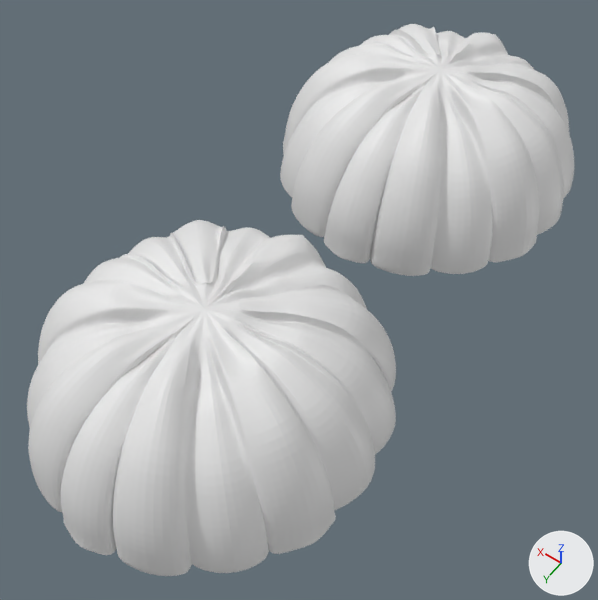
A saved change to the Blender file Blender/pumpkin.blend.
One viewpoint serves both versions: a 50 mm camera at (-50.0, 111.9, 110.5) aimed at (-1.5, 44.0, 3.9). The axes (+X, +Y, +Z) are drawn at lower right. The lights are the same throughout.

The scene before the commit, as lines of its bpy script (objects in view):
```python
me_plane_000 = bpy.data.meshes.new('Plane.000')
me_plane_000.from_pydata(...)  # 9483 vertices, 9313 faces; spans x -0.665..0.665, y -0.715..0.679, z -0.565..0.0
me_plane_001 = bpy.data.meshes.new('Plane.001')
me_plane_001.from_pydata(...)  # 9483 vertices, 9313 faces; spans x -0.665..0.665, y -0.715..0.679, z -0.565..0.0
ob_plane_000 = bpy.data.objects.new('Plane.000', me_plane_000)
ob_plane_000.location = (0.0, 64.3, 0.0)
ob_plane_000.rotation_euler = (3.142, 0.0, 0.0)  # degrees (180, 0, 0)
ob_plane_000.scale = (41.5, 41.5, 41.5)
ob_plane_001 = bpy.data.objects.new('Plane.001', me_plane_001)
ob_plane_001.location = (0.0, 0.0, 0.0)
ob_plane_001.rotation_euler = (3.142, 0.0, 0.0)  # degrees (180, 0, 0)
ob_plane_001.scale = (41.5, 41.5, 41.5)
```
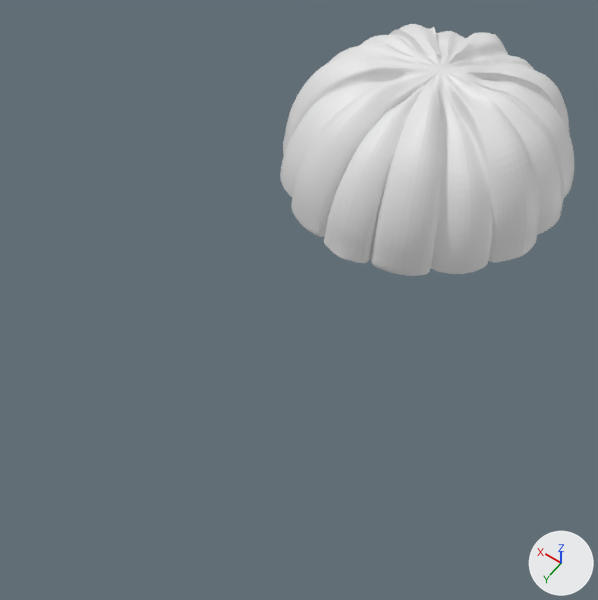
Boxes [x1, y1, x2, y2] around the edits, measured in the pictures (598 x 600 px):
'Plane.000', deleted
    before: [27, 220, 396, 576]

Patch to the scene script:
```diff
--- a/Blender/pumpkin.blend.py
+++ b/Blender/pumpkin.blend.py
@@ ob_plane_000 @@
-ob_plane_000 = bpy.data.objects.new('Plane.000', me_plane_000)
-ob_plane_000.location = (0.0, 64.3, 0.0)
-ob_plane_000.rotation_euler = (3.142, 0.0, 0.0)  # degrees (180, 0, 0)
-ob_plane_000.scale = (41.5, 41.5, 41.5)
```
